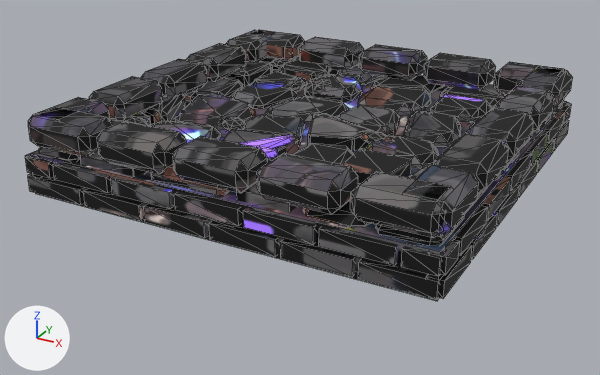
The glTF model assets/noir/towers/thunder_plate.glb as it was, and as the next commit left it.
Camera for both pictures: a 50 mm lens placed at (1.79, -3.48, 1.58), pointed at (-0.05, -0.13, -0.1). Arrows for +X, +Y and +Z are at lower left; the lights stay in place. The picture after the commit comes second. Mesh edges are drawn as thin lines. Vertices at exactly the same position are counted once.

Names of what the first picture shows: 'thunder_plate'.
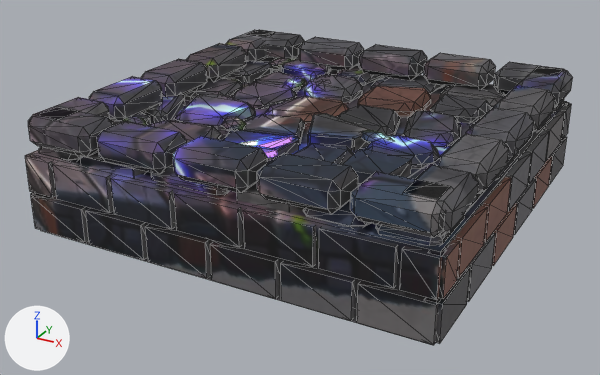
The newer file is also turned or shifted as a whole; pictures and numbers use the older file's frame.

Changed parts and their boxes [x1, y1, x2, y2] in the pictures (600 x 375 px; the box of a moved part takes in the faces that stretch with it):
'thunder_plate', surface changed, reshaped (16% taller)
    before: [25, 30, 573, 301]
    after: [25, 30, 573, 345]
part 1 of me_thunder_plate, added
    after: [31, 194, 89, 243]
part 2 of me_thunder_plate, added
    after: [86, 208, 147, 260]
part 3 of me_thunder_plate, added
    after: [145, 224, 210, 278]
part 4 of me_thunder_plate, added
    after: [210, 242, 279, 299]
part 5 of me_thunder_plate, added
    after: [281, 261, 355, 320]
part 6 of me_thunder_plate, added
    after: [357, 281, 441, 345]
part 7 of me_thunder_plate, added
    after: [425, 267, 470, 344]
part 8 of me_thunder_plate, added
    after: [467, 233, 496, 301]
part 9 of me_thunder_plate, added (brown)
    after: [492, 204, 517, 266]
part 10 of me_thunder_plate, added
    after: [514, 178, 536, 235]
part 11 of me_thunder_plate, added (brown)
    after: [533, 156, 553, 208]
part 12 of me_thunder_plate, added
    after: [549, 137, 567, 185]
part 13 of me_thunder_plate, deleted
    before: [83, 139, 555, 277]
part 14 of me_thunder_plate, moved or reshaped
    before: [25, 66, 571, 301]
    after: [25, 86, 568, 345]
part 15 of me_thunder_plate, surface changed
    before: [25, 30, 573, 301]
    after: [25, 30, 573, 345]
part 16 of me_thunder_plate, recoloured
    both: [239, 135, 292, 158]

The change, as a diff of the scene's bpy script:
```diff
--- a/assets/noir/towers/thunder_plate.glb.py
+++ b/assets/noir/towers/thunder_plate.glb.py
@@ mat_thunder_plate_final @@
 n0 = _N.new('ShaderNodeBsdfPrincipled'); n0.name = 'Principled BSDF'
 n0.inputs[2].default_value = 0.8  # 'Roughness'
-n0.inputs[28].default_value = 0.4  # 'Emission Strength'
+n0.inputs[28].default_value = 1.6  # 'Emission Strength'
 n1 = _N.new('ShaderNodeOutputMaterial'); n1.name = 'Material Output'
 n2 = _N.new('ShaderNodeTexImage'); n2.name = 'Image Texture'
-n2.image = img_thunder_plate_proj
+n2.image = img_thunder_plate_proj_emit
 n3 = _N.new('ShaderNodeMix'); n3.name = 'Mix'
@@ me_thunder_plate @@
-me_thunder_plate.from_pydata(...)  # 2197 vertices, 3926 faces; spans x -1.0..1.0, y -1.0..1.0, z -0.1..0.28
+me_thunder_plate.from_pydata(...)  # 2196 vertices, 3924 faces; spans x -1.0..1.0, y -1.0..1.0, z -0.29..0.28
+# me_thunder_plate part 1: a new loose piece, a box spanning x -0.987..-0.679, y -1.005..-0.935, z -0.269..-0.101, in mat_thunder_plate_final
+# me_thunder_plate part 2: a new loose piece, a box spanning x -0.654..-0.346, y -1.005..-0.935, z -0.269..-0.101, in mat_thunder_plate_final
+# me_thunder_plate part 3: a new loose piece, a box spanning x -0.321..-0.013, y -1.005..-0.935, z -0.269..-0.101, in mat_thunder_plate_final
+# me_thunder_plate part 4: a new loose piece, a box spanning x 0.013..0.321, y -1.005..-0.935, z -0.269..-0.101, in mat_thunder_plate_final
+# me_thunder_plate part 5: a new loose piece, a box spanning x 0.346..0.654, y -1.005..-0.935, z -0.269..-0.101, in mat_thunder_plate_final
+# me_thunder_plate part 6: a new loose piece, a box spanning x 0.679..0.987, y -1.005..-0.935, z -0.269..-0.101, in mat_thunder_plate_final
+# me_thunder_plate part 7: a new loose piece, a box spanning x 0.935..1.005, y -0.987..-0.679, z -0.269..-0.101, in mat_thunder_plate_final
+# me_thunder_plate part 8: a new loose piece, a box spanning x 0.935..1.005, y -0.654..-0.346, z -0.269..-0.101, in mat_thunder_plate_final
+# me_thunder_plate part 9: a new loose piece, a box spanning x 0.935..1.005, y -0.321..-0.013, z -0.269..-0.101, in mat_thunder_plate_final
+# me_thunder_plate part 10: a new loose piece, a box spanning x 0.935..1.005, y 0.013..0.321, z -0.269..-0.101, in mat_thunder_plate_final
+# me_thunder_plate part 11: a new loose piece, a box spanning x 0.935..1.005, y 0.346..0.654, z -0.269..-0.101, in mat_thunder_plate_final
+# me_thunder_plate part 12: a new loose piece, a box spanning x 0.935..1.005, y 0.679..0.987, z -0.269..-0.101, in mat_thunder_plate_final
+# me_thunder_plate part 13: 16 loose pieces with 128 vertices, spanning x -1.0..1.0, y -1.0..1.0, z -0.08..-0.01, are deleted
+# me_thunder_plate part 14: 94 vertices moved from x -1.0..1.0, y -1.0..1.0, z -0.1..0.11 to x -1.0..1.0, y -1.0..1.0, z -0.29..0.11; 95 vertices removed from x -1.0..1.0, y -1.0..1.0, z -0.08..0.1; 30 vertices added at x -1.0..1.0, y -1.0..1.0, z -0.08..0.11
+# me_thunder_plate part 15: 3427 kept faces spanning x -1.0..1.0, y -1.0..1.0, z -0.29..0.28 get new texture (UV) coordinates
+# me_thunder_plate part 16: 24 faces spanning x -0.09..0.1, y -0.85..-0.43, z 0.16..0.19 switch from mat_glow_perun to mat_thunder_plate_final
+# other edits to the shape of me_thunder_plate do not show in these pictures
```
